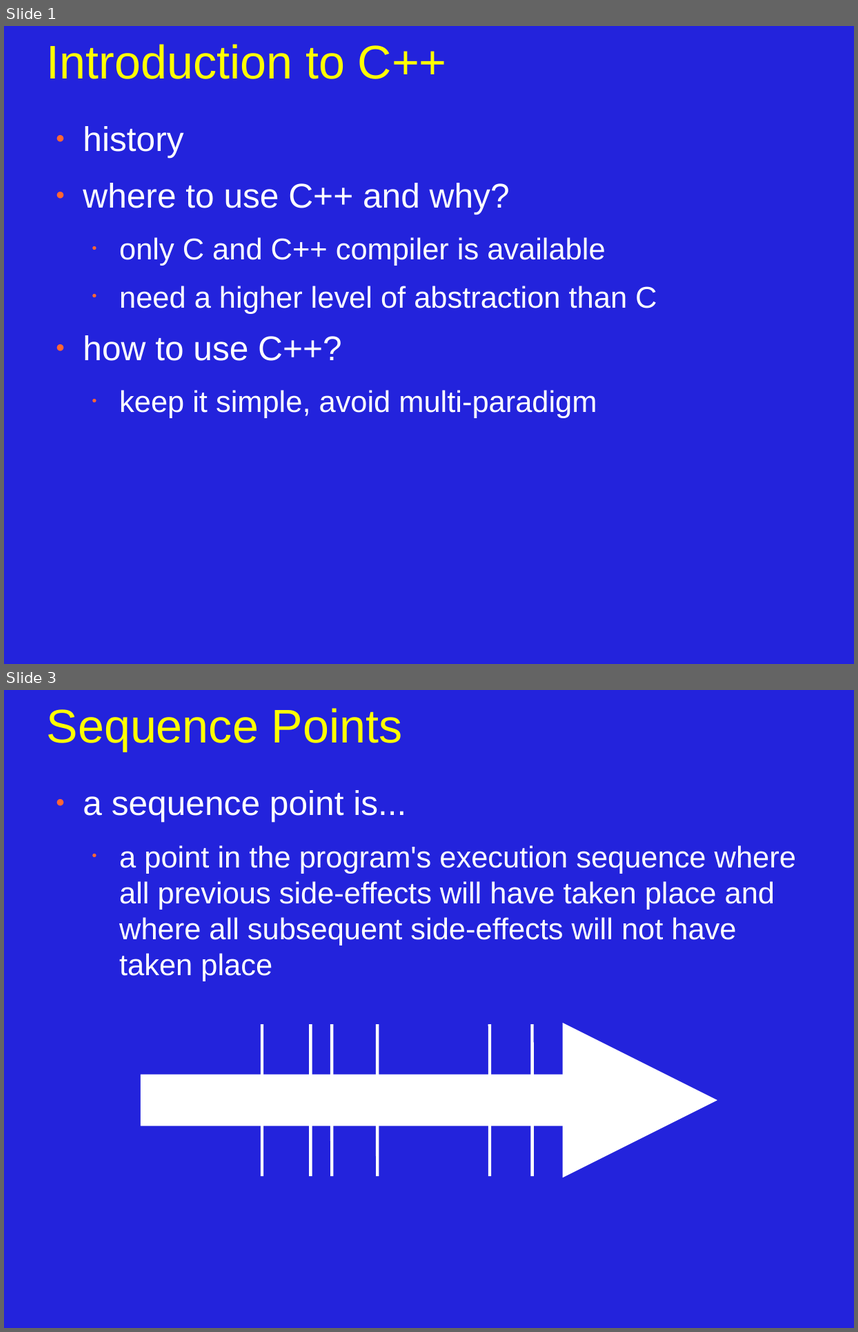
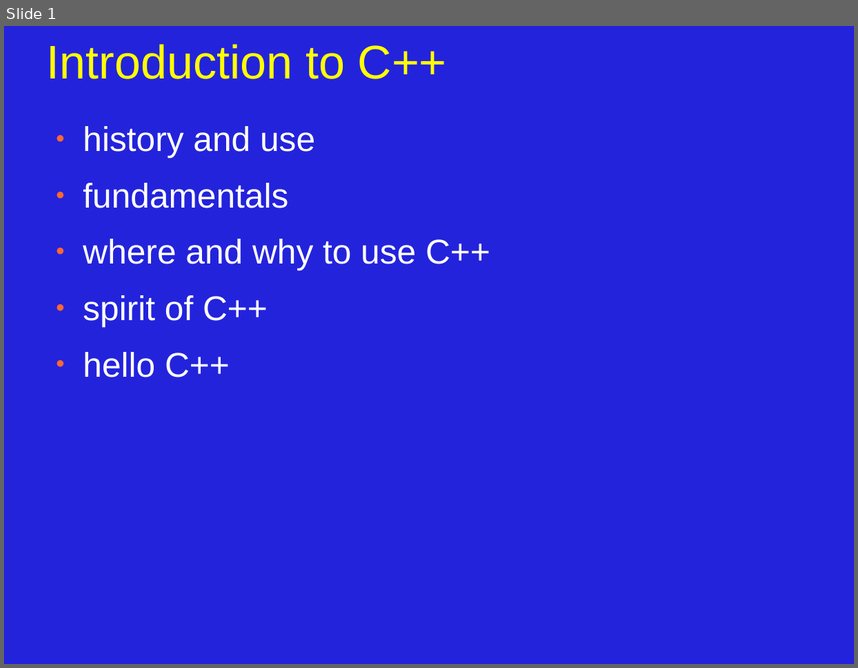
Before and after one commit to JonJagger/two-day-courses, a slide deck: cppf/01_Introduction_to_C++.odp. Shown one above the other, each under a label of ours: slides 1 and 3 before the commit, slide 1 after it; the slides between them are not shown. The pictures are 858x1332 and 858x668 pixels, drawn with LibreOffice and Linux fonts; fonts in the diff are those of the drawing. Boxes give left, top, right and bottom in pixels: in the first picture for what was removed or moved away, otherwise in the second. Text is boxed around its words. In the diff, an @@ line names an element or a change of style, - is before the commit and + after.

```diff
--- a/cppf/01_Introduction_to_C++.odp
+++ b/cppf/01_Introduction_to_C++.odp
@@ slide 3 removed at bbox=[4, 690, 854, 1328], background #2323DC @@
@@ title removed at bbox=[47, 708, 403, 751] @@
-Sequence Points
@@ text removed at bbox=[83, 790, 796, 981] @@
-● a sequence point is...
-  • a point in the program's execution sequence where all previous side-effects will have taken place and where all subsequent side-effects will not have taken place
@@ line removed from (263, 1024) to (263, 1176) @@
@@ line removed from (311, 1024) to (311, 1176) @@
@@ line removed from (332, 1024) to (332, 1176) @@
@@ line removed from (377, 1024) to (377, 1176) @@
@@ line removed from (490, 1024) to (490, 1176) @@
@@ line removed from (533, 1024) to (533, 1176) @@
@@ arrow removed from (141, 1100) to (717, 1100) @@
@@ slide 1 changed as well @@
@@ text at bbox=[83, 126, 490, 377]: text changed; size 28 to 32 pt @@
-● history
-● where to use C++ and why?
-  • only C and C++ compiler is available
-  • need a higher level of abstraction than C
-● how to use C++?
-  • keep it simple, avoid multi-paradigm
+● history and use
+● fundamentals
+● where and why to use C++
+● spirit of C++
+● hello C++
```
Also in this commit, not shown: 4 other slides changed, 8 slides added, 4 other slides removed.
